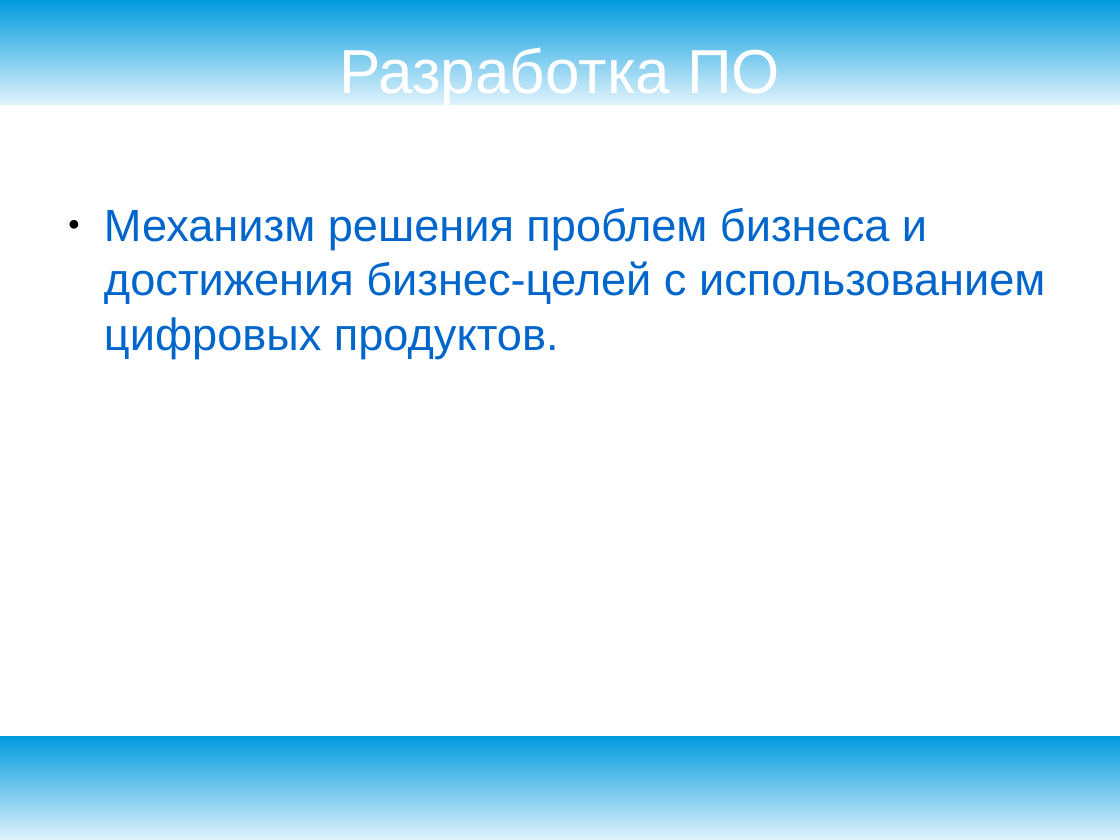
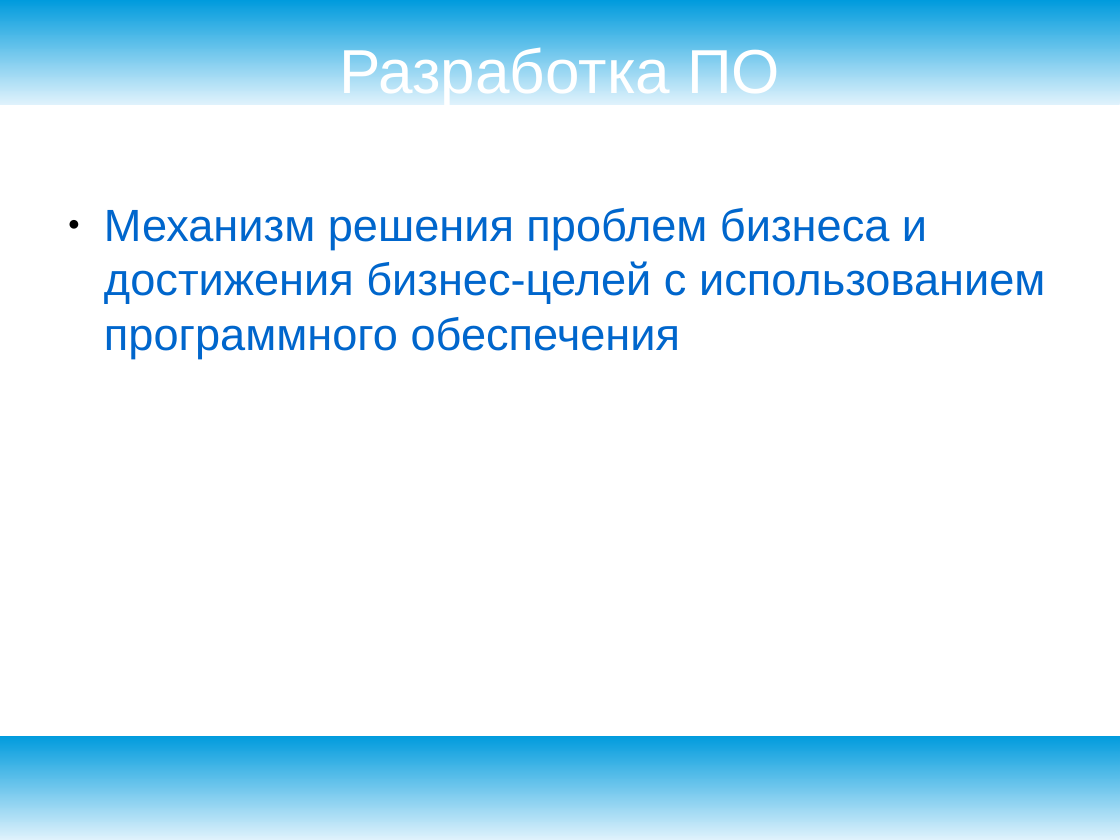
Before and after one commit to ilb/devmethodology, a slide deck: slide 2 of docs/presentation/productmanagement.odp. Drawn at 1120x840 pixels with LibreOffice and Linux fonts; fonts in the diff are those of the drawing. Boxes give left, top, right and bottom in pixels: in the first picture for what was removed or moved away, otherwise in the second. Text is boxed around its words. In the diff, an @@ line names an element or a change of style, - is before the commit and + after.

```diff
--- a/docs/presentation/productmanagement.odp
+++ b/docs/presentation/productmanagement.odp
@@ text at (104, 208, 1045, 358): text changed @@
-● Механизм решения проблем бизнеса и достижения бизнес-целей с использованием цифровых продуктов.
+● Механизм решения проблем бизнеса и достижения бизнес-целей с использованием программного обеспечения
```
Also in this commit, not shown: 1 other slide changed, 5 slides added, 7 slides removed.
